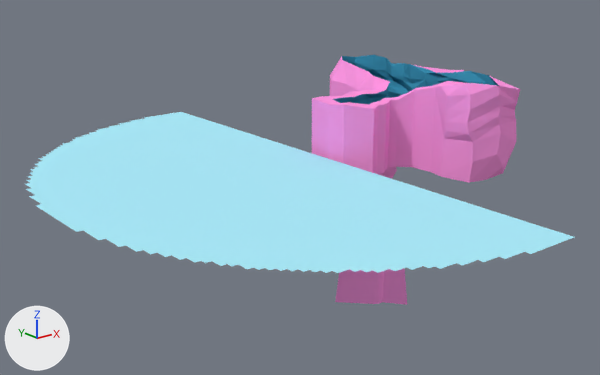
The Blender file assets/lvl/Port District.blend: old version first, new version second.
Both versions are drawn from a 50 mm camera at (-391.0, -441.0, 149.0) aimed at (-48.0, -12.0, -22.0). Lighting does not change. The marker at lower left points along +X, +Y and +Z.
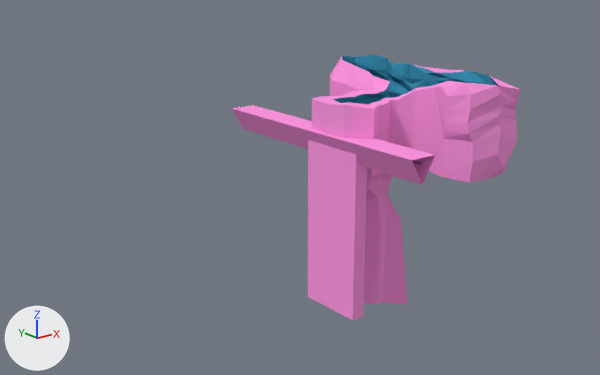
The change, as JSON lines over the scene's bpy script:
```json
{"op": "add", "block": "mat_inaccessible_001", "code": ["mat_inaccessible_001 = diffuse_material('inaccessible.001')", "mat_inaccessible_001.base_color = (0.484, 0.139, 0.654)  # purple #b968d3"]}
{"block": "me_cube_003", "where": "# used by ob_cube_003; location = (44.5, -7.9, 10.9)"}
{"block": "me_cube_003", "where": "# verts and faces of me_cube_003; kept vertices keep their numbers, new ones are numbered from 200"}
{"block": "me_cube_003", "where": "# before: 7 (-42.0, 11.0, -17.0), 43 (-48.0, -6.0, -18.0), 57 (-47.0, -28.0, 20.0) at pixel (374, 108), 58 (-48.0, 26.0, 20.0) at pixel (321, 96), 65 (-58.0, 25.0, 20.0) at pixel (311, 98)"}
{"block": "me_cube_003", "where": "# before: 66 (-62.0, 2.0, 20.0) at pixel (328, 104), 67 (-60.0, -13.0, 22.0) at pixel (344, 104), 69 (-47.0, -28.0, -29.0), 70 (-48.0, 26.0, -29.0), 77 (-58.0, 25.0, -29.0)"}
{"block": "me_cube_003", "where": "# before: 78 (-62.0, 2.0, -29.0), 79 (-60.0, -13.0, -29.0)"}
{"op": "remove", "block": "me_cube_003", "code": "me_cube_003.from_pydata(...)  # 200 vertices, 187 faces; spans x -62.0..62.0, y -90.0..88.0, z -55.0..40.0"}
{"op": "add", "block": "me_cube_003", "code": "me_cube_003.from_pydata(...)  # 236 vertices, 210 faces; spans x -66.0..62.0, y -90.0..118.0, z -136.0..40.0"}
{"block": "me_cube_003", "change": "me_cube_003 part 1: a new loose piece of 34 vertices spanning x -66.0..-44.0, y -84.0..118.0, z -136.0..-1.0, in mat_inaccessible (pink #ff98e2)"}
{"block": "me_cube_003", "change": "me_cube_003 part 2"}
{"op": "add", "block": "me_cube_003", "code": "delete_vertices([77, 79])  # with the faces that use them"}
{"op": "add", "block": "me_cube_003", "code": "verts[7] = (-42.0, 11.0, -15.0)  # moved"}
{"op": "add", "block": "me_cube_003", "code": "verts[43] = (-48.0, -6.0, -16.0)  # moved"}
{"op": "add", "block": "me_cube_003", "code": "verts[78] = (-62.0, 2.0, -4.0)  # moved"}
{"op": "add", "block": "me_cube_003", "code": "for new, old in zip([*range(200, 204)], [57, 58, 65, 67]): verts[new] = verts[old] + (0.0, 0.0, -24.0)"}
{"op": "add", "block": "me_cube_003", "code": "faces += [(66, 78, 203, 67), (58, 201, 202, 65), (57, 67, 203, 200), (65, 202, 78, 66)]"}
{"op": "add", "block": "me_cube_017", "code": ["me_cube_017 = bpy.data.meshes.new('Cube.017')", "me_cube_017.from_pydata(...)  # 338 vertices, 309 faces; spans x -89.0..89.0, y -38.0..38.0, z -66.0..66.0", "me_cube_017.materials.append(mat_inaccessible)  # pink #ff98e2"]}
{"op": "add", "block": "me_cube", "code": ["me_cube = bpy.data.meshes.new('Cube')", "me_cube.from_pydata([(-82.0, 0.0, 0.0), (-82.0, 1.0, 1.0), (-82.0, -1.0, 1.0), (102.0, 0.0, 0.0), (102.0, 1.0, 1.0), (102.0, -1.0, 1.0)], [], [(0, 3, 5, 2), (2, 5, 4, 1), (1, 4, 3, 0)])", "me_cube.materials.append(mat_inaccessible_001)  # purple #b968d3"]}
{"op": "remove", "block": "ob_water", "code": ["ob_water = bpy.data.objects.new('water', me_plane_001)", "ob_water.location = (-122.3, -11.1, -6.6)"]}
{"op": "add", "block": "ob_mountain_001", "code": ["ob_mountain_001 = bpy.data.objects.new('mountain.001', me_cube_017)", "ob_mountain_001.location = (-10.5, 10.6, -59.5)", "ob_mountain_001.rotation_euler = (0.0, 0.0, -1.222)  # degrees (0, 0, -70)"]}
{"op": "add", "block": "ob_cube", "code": ["ob_cube = bpy.data.objects.new('Cube', me_cube)", "ob_cube.location = (-10.5, -7.3, 4.2)", "ob_cube.rotation_euler = (0.0, 0.0, 1.571)  # degrees (0, 0, 90)"]}
```

Pixel boxes [x1, y1, x2, y2] of what changed, in the pictures (600 x 375 px; the box of a moved part takes in the faces that stretch with it):
```json
{"object": "water", "change": "deleted", "before": [26, 112, 574, 273]}
{"object": "Cube.003", "change": "reshaped", "before": [312, 56, 520, 183], "after": [232, 56, 520, 320]}
{"object": "Cube", "change": "added", "after": [412, 160, 422, 165]}
{"object": "mountain.001", "change": "added", "after": [413, 159, 419, 167]}
{"part": 1, "of": "me_cube_003", "change": "added", "after": [232, 105, 435, 320], "on screen": "pink"}
{"part": 2, "of": "me_cube_003", "change": "moved or reshaped", "before": [312, 99, 374, 172], "after": [312, 99, 374, 139]}
```
